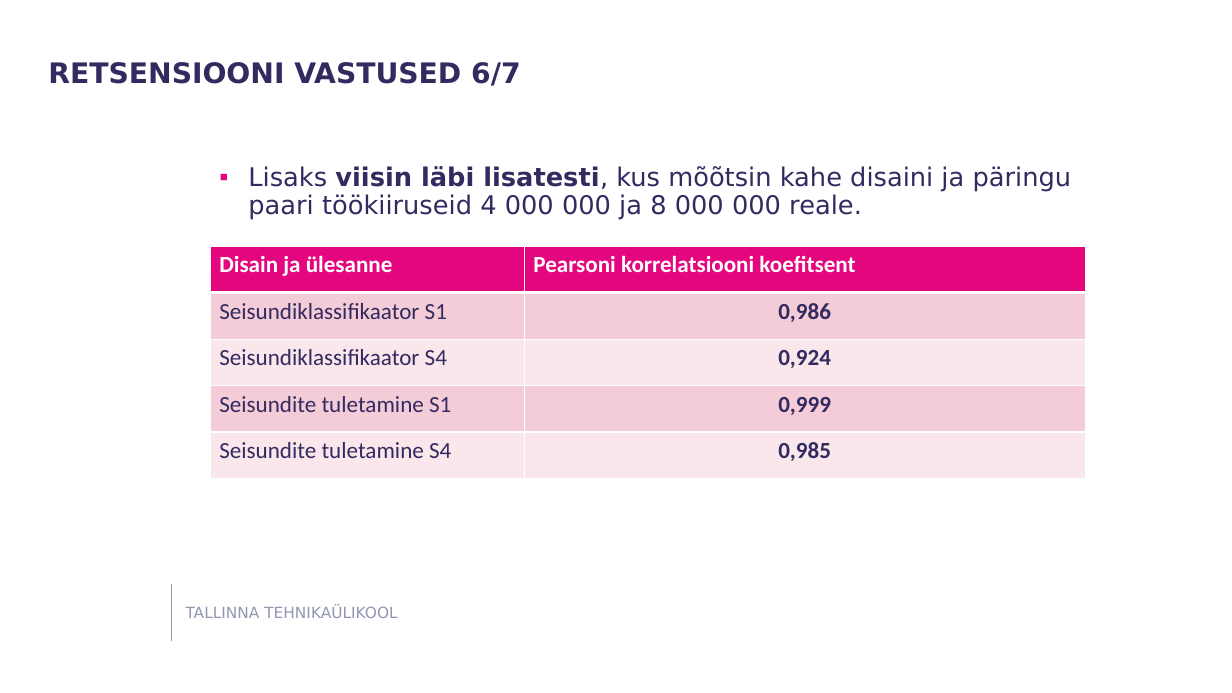
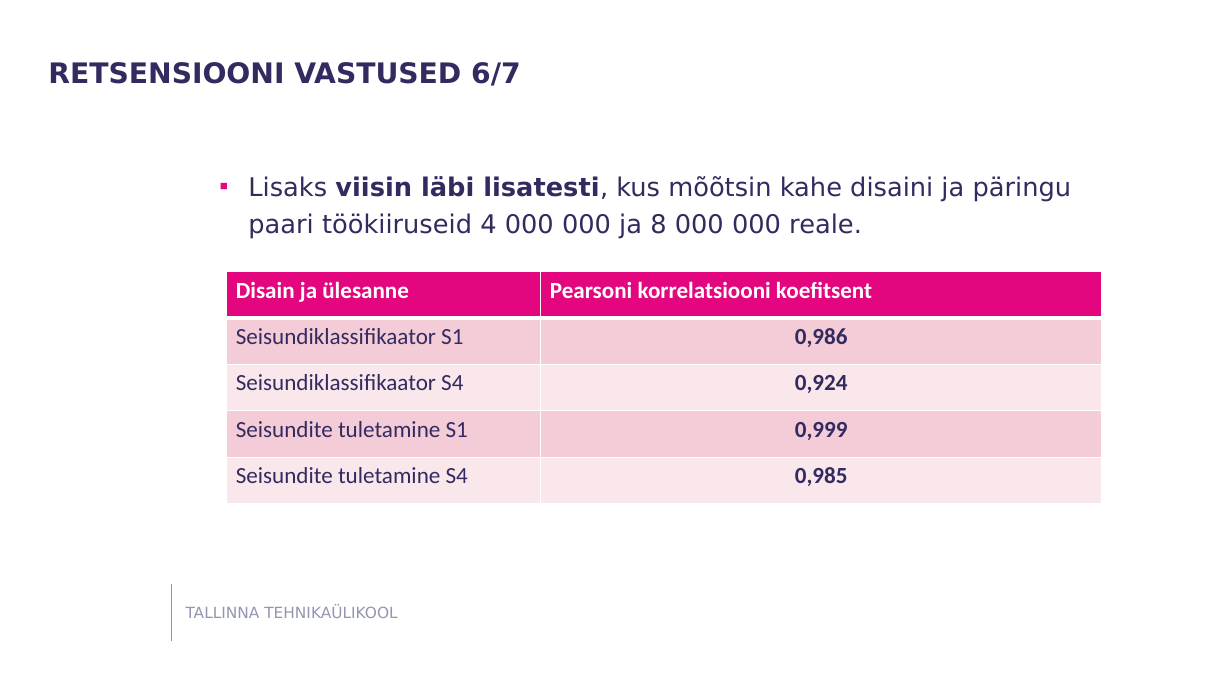
Before and after one commit to susannapeek1/SEISUNDITE-ESITAMINE-SQL-ANDMEBAASIDES, a slide deck: slide 27 of Ettekanne/Esitlus_Infosüsteemi_põhiolemite_seisundite_esitamine_SQL-Andmebaasides_Susanna_Peek.pptx. Drawn at 1232x693 pixels with LibreOffice and Linux fonts; fonts in the diff are those of the drawing; background and template pictures are left out. Boxes give left, top, right and bottom in pixels: in the first picture for what was removed or moved away, otherwise in the second. Text is boxed around its words. In the diff, an @@ line names an element or a change of style, - is before the commit and + after.

```diff
--- a/Ettekanne/Esitlus_Infosüsteemi_põhiolemite_seisundite_esitamine_SQL-Andmebaasides_Susanna_Peek.pptx
+++ b/Ettekanne/Esitlus_Infosüsteemi_põhiolemite_seisundite_esitamine_SQL-Andmebaasides_Susanna_Peek.pptx
@@ text "Lisaks viisin läbi lisatesti, kus ..." at box(248, 176, 1072, 239): line spacing 0.9 to 1.2 @@
@@ table: place and size @@
-table at box(210, 246, 1085, 478)
+table at box(226, 272, 1102, 504)
```
Also in this commit, not shown: 22 other slides changed.
